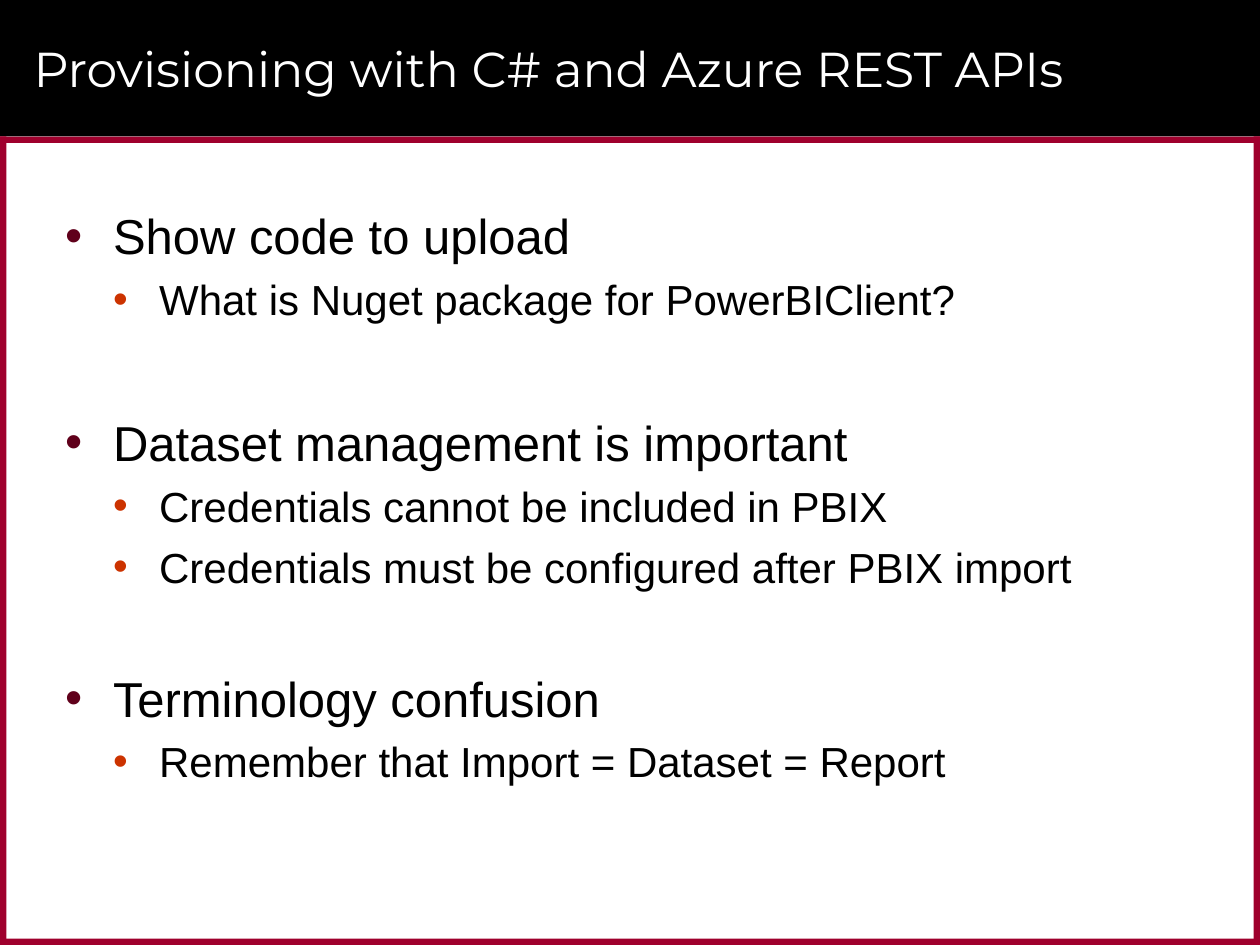
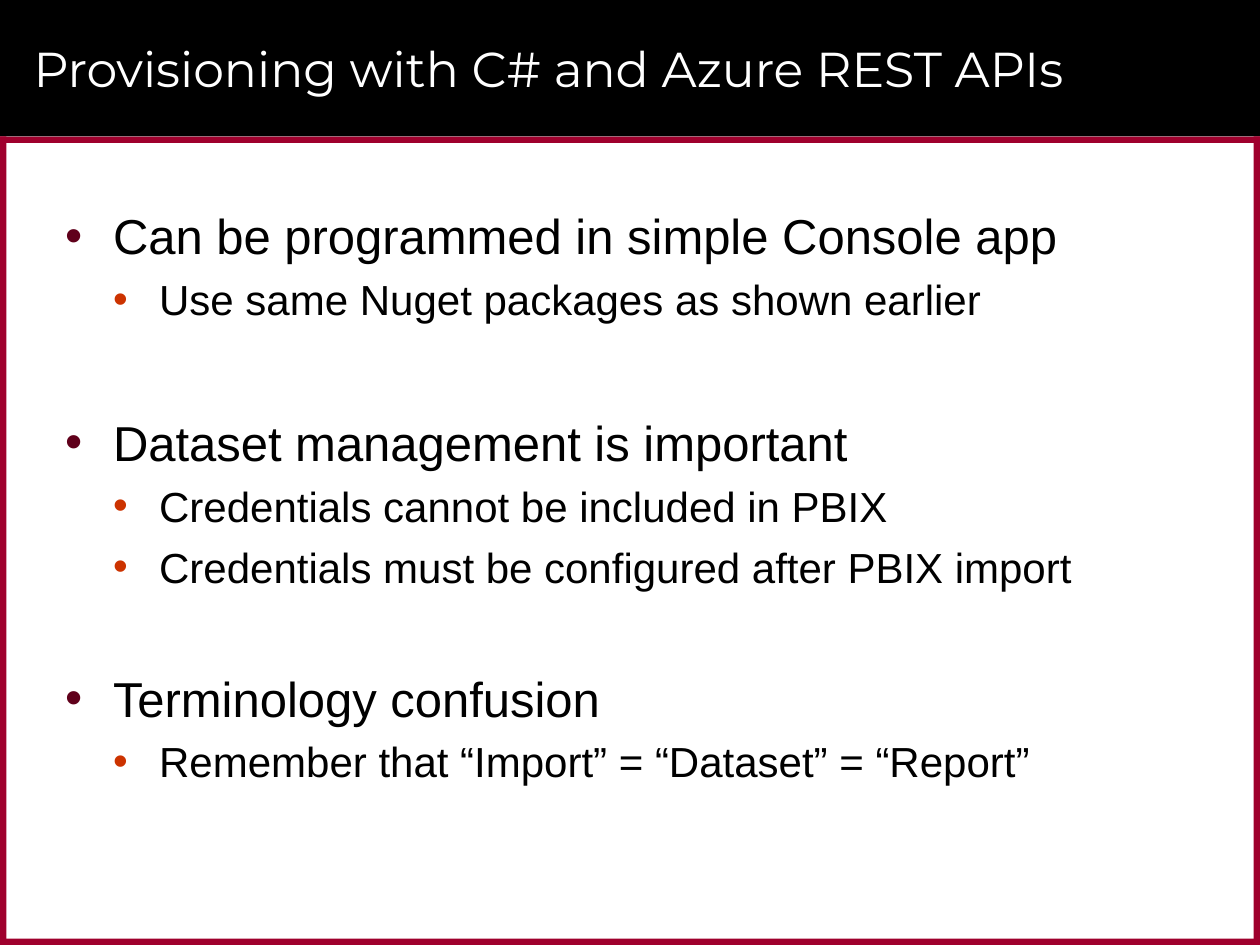
Before and after one commit to CriticalPathTraining/PowerBiEmbedded, a slide deck: slide 29 of Developing Custom Applications using Power BI Embedded.pptx (slide 34 before the commit). Drawn at 1260x945 pixels with LibreOffice and Linux fonts; fonts in the diff are those of the drawing; background and template pictures are left out. Boxes give left, top, right and bottom in pixels: in the first picture for what was removed or moved away, otherwise in the second. Text is boxed around its words. In the diff, an @@ line names an element or a change of style, - is before the commit and + after.

```diff
--- a/Developing Custom Applications using Power BI Embedded.pptx
+++ b/Developing Custom Applications using Power BI Embedded.pptx
@@ text at [113,218,1057,323]: text changed @@
-• Show code to upload
-  • What is Nuget package for PowerBIClient?
+• Can be programmed in simple Console app
+  • Use same Nuget packages as shown earlier
@@ text at [159,746,1030,786]: text changed @@
-  • Remember that Import = Dataset = Report
+  • Remember that “Import” = “Dataset” = “Report”
```
Also in this commit, not shown: 19 other slides changed, 3 slides added, 8 slides removed, 4 other files.
